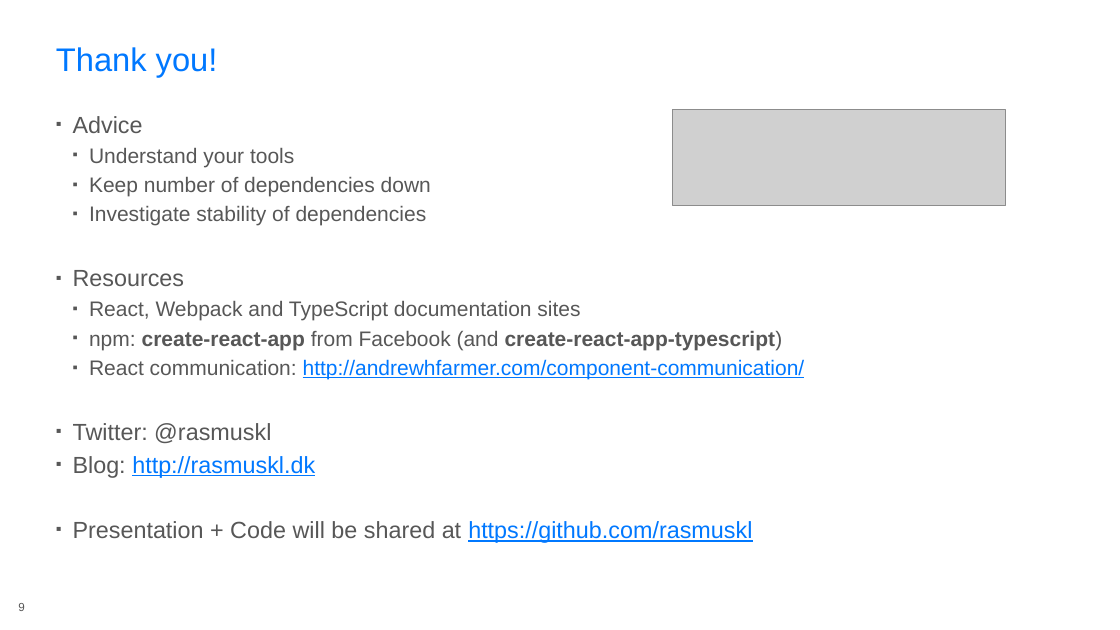
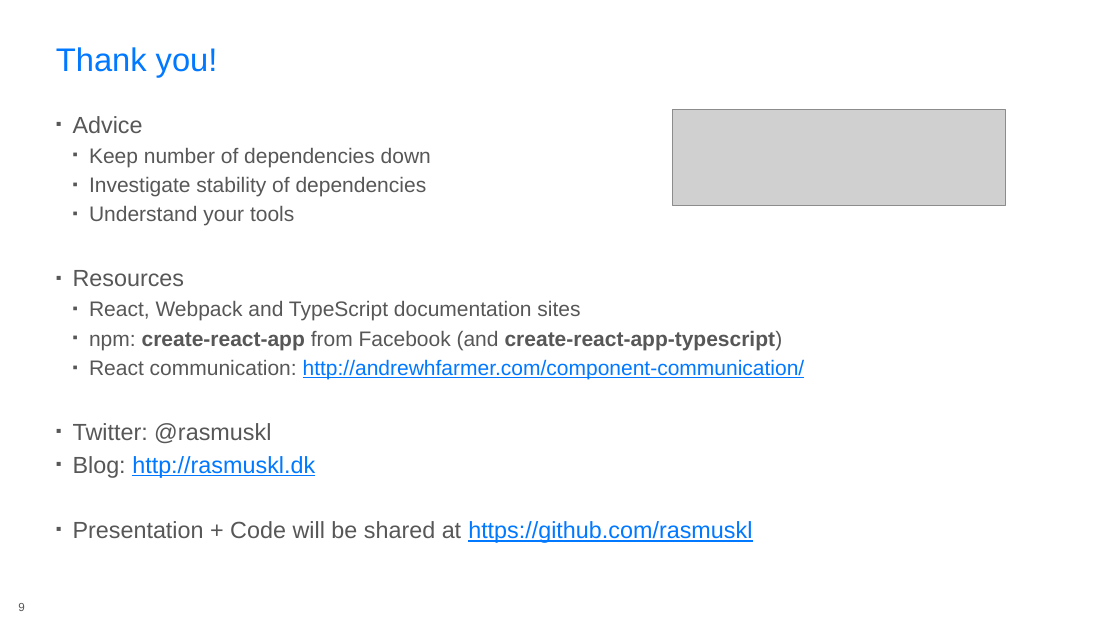
Before and after one commit to rasmuskl/react-webpack-typescript, a slide deck: slide 9 of 20170331-microsoft-60min/_notes/Presentation.pptx. Drawn at 1120x630 pixels with LibreOffice and Linux fonts; fonts in the diff are those of the drawing; grey boxes stand for pictures; background and template pictures are left out. Boxes give left, top, right and bottom in pixels: in the first picture for what was removed or moved away, otherwise in the second. Text is boxed around its words. In the diff, an @@ line names an element or a change of style, - is before the commit and + after.

Commit message:
Updated presentation.

```diff
--- a/20170331-microsoft-60min/_notes/Presentation.pptx
+++ b/20170331-microsoft-60min/_notes/Presentation.pptx
@@ text at [89,148,294,167]: paragraph removed @@
-  ▪ Understand your tools
@@ text at [89,206,294,226]: paragraph added @@
+  ▪ Understand your tools
```
